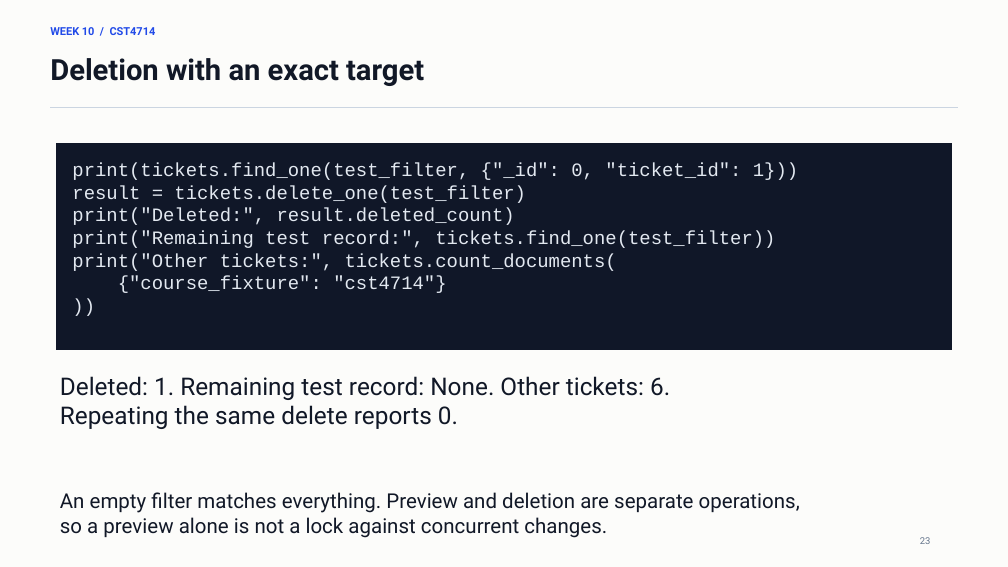
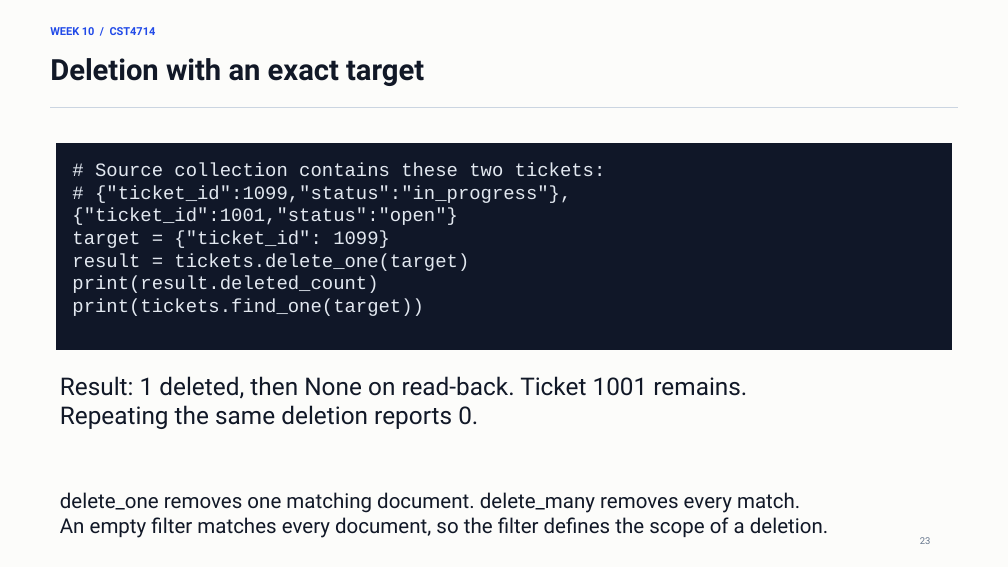
Before and after one commit to lolusername/CST4714_DB_admin, a slide deck: slide 23 of week_10/week_10_mql_document_modeling.pptx. Drawn at 1008x567 pixels with LibreOffice and Linux fonts; fonts in the diff are those of the drawing. Boxes give left, top, right and bottom in pixels: in the first picture for what was removed or moved away, otherwise in the second. Text is boxed around its words. In the diff, an @@ line names an element or a change of style, - is before the commit and + after.

```diff
--- a/week_10/week_10_mql_document_modeling.pptx
+++ b/week_10/week_10_mql_document_modeling.pptx
@@ text at (72, 163, 606, 316): text changed @@
-print(tickets.find_one(test_filter, {"_id": 0, "ticket_id": 1}))
-result = tickets.delete_one(test_filter)
-print("Deleted:", result.deleted_count)
-print("Remaining test record:", tickets.find_one(test_filter))
-print("Other tickets:", tickets.count_documents(
-{"course_fixture": "cst4714"}
-))
+# Source collection contains these two tickets:
+# {"ticket_id":1099,"status":"in_progress"}, {"ticket_id":1001,"status":"open"}
+target = {"ticket_id": 1099}
+result = tickets.delete_one(target)
+print(result.deleted_count)
+print(tickets.find_one(target))
@@ text at (60, 376, 747, 429): text changed @@
-Deleted: 1. Remaining test record: None. Other tickets: 6.
-Repeating the same delete reports 0.
+Result: 1 deleted, then None on read-back. Ticket 1001 remains.
+Repeating the same deletion reports 0.
@@ text at (60, 492, 828, 538): text changed @@
-An empty filter matches everything. Preview and deletion are separate operations,
-so a preview alone is not a lock against concurrent changes.
+delete_one removes one matching document. delete_many removes every match.
+An empty filter matches every document, so the filter defines the scope of a deletion.
```
Also in this commit, not shown: 27 other slides changed, 4 other files.
